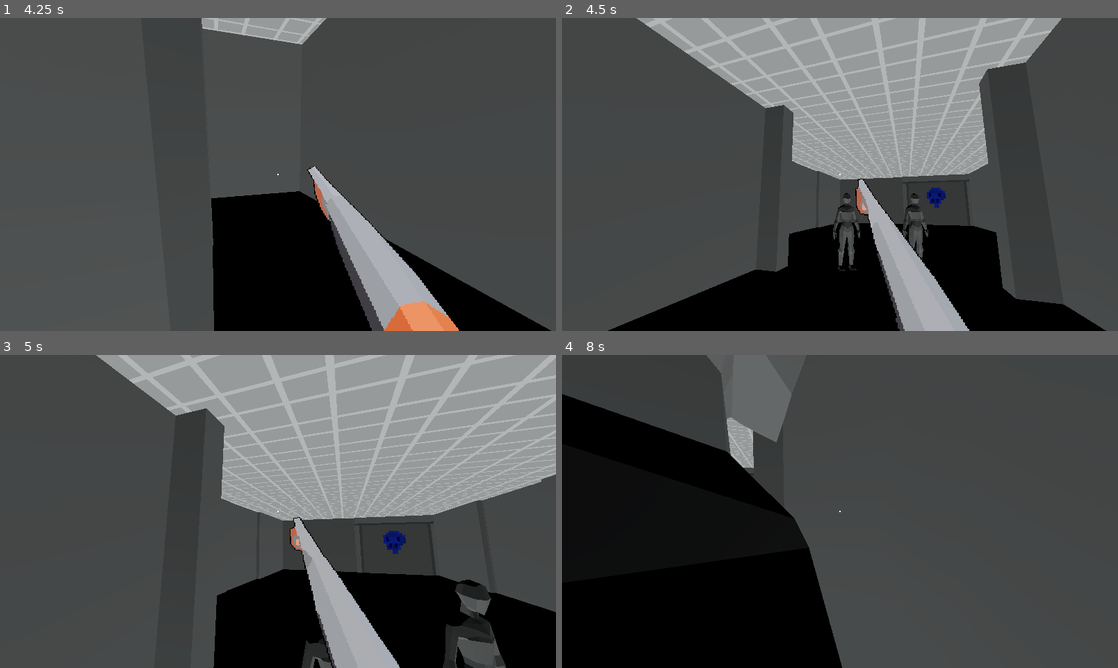
Above: before the commit, frames 1-4 (two rows, left to right).
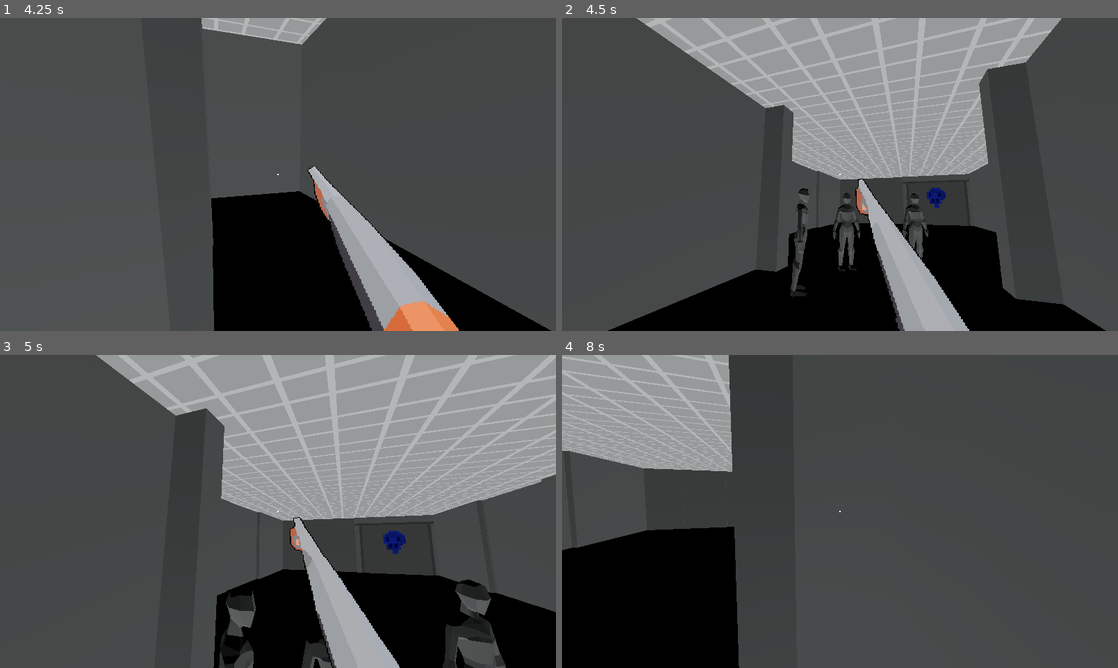
Above: after the commit, the same moments.

Repository: Rain-Gayming/zomboid-like
Game: Godot game, scene res://world/levels/level_3.tscn
The game is run twice, just before and just after one commit, with the same random seed, the same clock (stepped at 60 frames per second) and the same inputs.
Inputs (mouse positions are in pixels of both pictures, inside the frame that each line leads up to):
- Up to frame 1 (4.25 s): move the mouse to (305, 174) at 0.52 s; hold W (movement_forward) from 0.53 s (still down); click (305, 174) at 0.6 s; tap Space (movement_jump) at 0.77, 1.52, 3.02, 3.77 s; move the mouse to (250, 174) at 1.27 s; click (250, 174) at 1.35 s; move the mouse to (289, 168) at 2.02 s; click (289, 168) at 2.1 s; tap Enter at 2.75 s; move the mouse to (272, 180) at 2.77 s; click (272, 180) at 2.85 s; move the mouse to (316, 177) at 3.52 s; click (316, 177) at 3.6 s
- Up to frame 2 (4.5 s): keep holding W (movement_forward); move the mouse to (795, 171) at 4.27 s; click (795, 171) at 4.35 s
- Up to frame 3 (5 s): keep holding W (movement_forward); tap Space (movement_jump) at 4.52 s
- Up to frame 4 (8 s): move the mouse to (845, 511) at 5.02 s; click (845, 511) at 5.1 s; move the mouse to (817, 505) at 5.77 s; release W (movement_forward) at 5.78 s; hold D (movement_right) 5.78-6.53 s; click (817, 505) at 5.85 s; tap Space (movement_jump) at 6.02, 6.77, 7.52 s; move the mouse to (867, 511) at 6.52 s; hold W (movement_forward) from 6.53 s (still down); click (867, 511) at 6.6 s; move the mouse to (812, 511) at 7.27 s; click (812, 511) at 7.35 s

Frame 1 is identical in both runs. In frame 2, 0.4% of the frame differs, in the area x 41-45%, y 54-90%; in frame 3, 0.8%; in frame 4, 29%, in the area x 0-51%, y 0-100%.

Commit message:
ai will stay their combat distance away)

Diff:
--- a/entities/scripts/enemy_manager.gd
+++ b/entities/scripts/enemy_manager.gd
@@ -13,6 +13,7 @@
 @export var target: Vector3
 @export var last_sound_heard: String
 @export var last_sound_loudness: float
+@export var current_action: int = -1 # -1 = no action 0 = melee 1 = ranged
 var last_target: Vector3
 var navigationserver_region_rid: RID = get_rid()
 
@@ -28,20 +29,26 @@
 	SignalManager.noise.connect(heard_sound)
 
 func _physics_process(_delta):
-	if target != Vector3.ZERO:
-		var current_location = global_transform.origin
-		var next_location = target
-		var new_velocty = (next_location - current_location).normalized() * move_speed
-
-		velocity = new_velocty
+	if target != Vector3.ZERO :
 
 		var distance_to_target = position.distance_to(target)
-		var rand_distance = randf_range(0.5, 3)
 
-		if distance_to_target <= rand_distance:
-			target = Vector3.ZERO
+		if distance_to_target > melee_range:
 
-		move_and_slide()
+			if current_action == -1:
+				current_action = randi_range(0, 1)
+				print(current_action)
+
+			var current_location = global_transform.origin
+			var next_location = target
+			var new_velocty = (next_location - current_location).normalized() * move_speed
+
+			velocity = new_velocty
+
+			if distance_to_target <= melee_range:
+				target = Vector3.ZERO
+
+			move_and_slide()
 
 func return_tag():
 	SignalManager.emit_return_tag(tag)
--- a/entities/test_entity.tscn
+++ b/entities/test_entity.tscn
@@ -30,6 +30,8 @@
 tag = 3
 heard_from = NodePath("heard_at")
 current_health = 30.0
+melee_range = 5.0
+missile_range = 15.0
 move_speed = 5.0
 
 [node name="CollisionShape3D" type="CollisionShape3D" parent="."]
